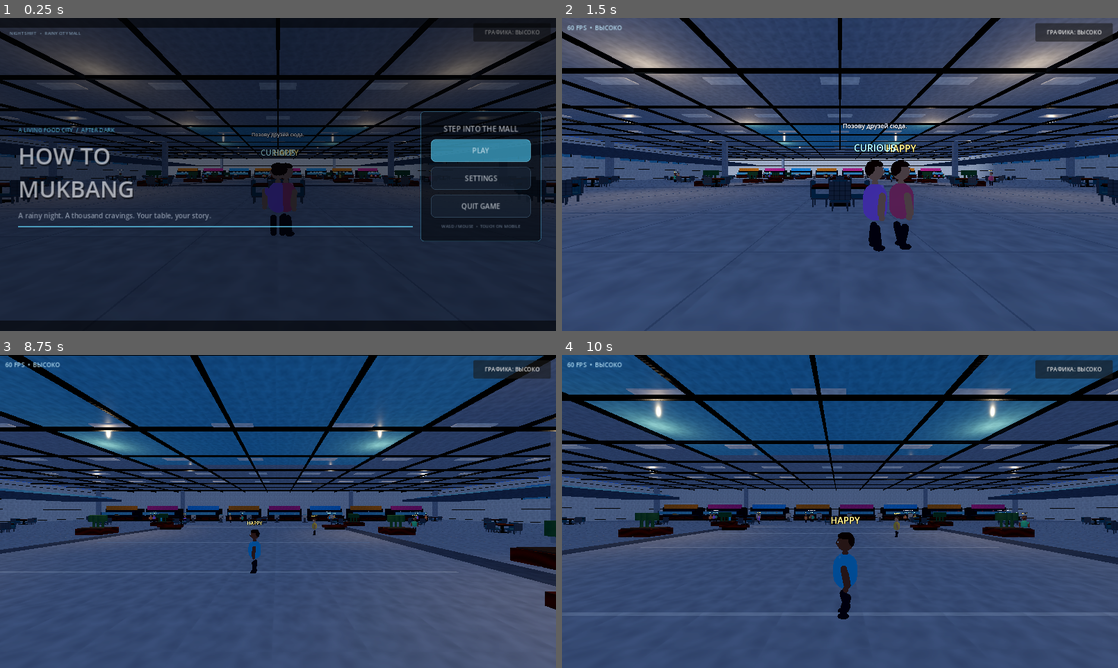
Above: before the commit, frames 1-4 (two rows, left to right).
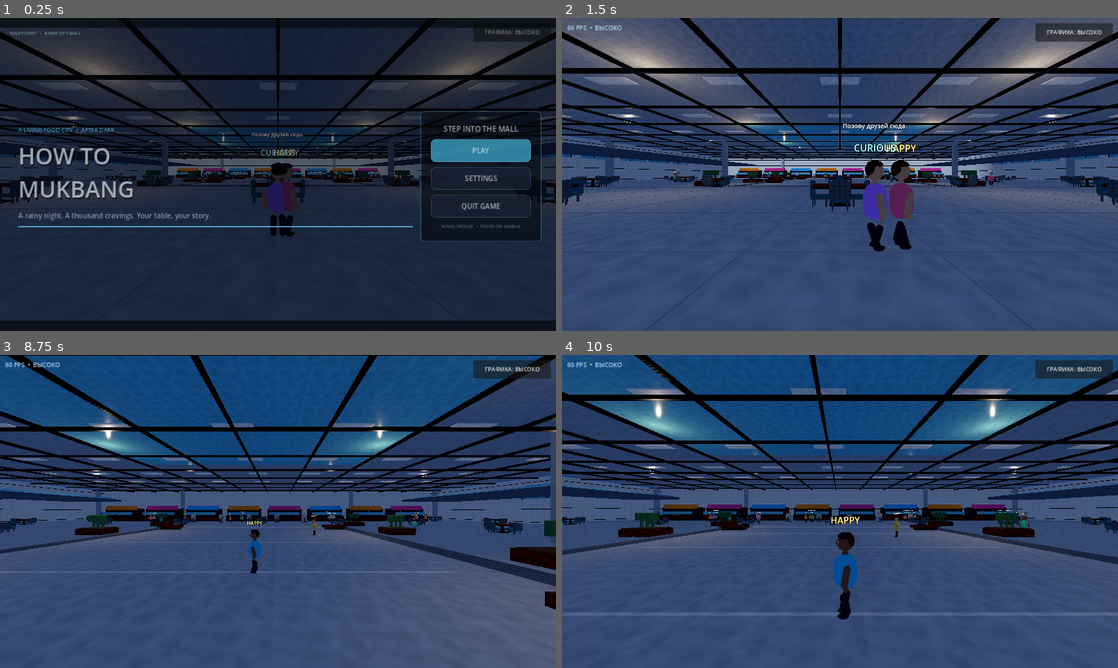
Above: after the commit, the same moments.

Repository: gggevego15-ui/How-to-MUKBANG
Game: Godot game, scene res://scenes/main.tscn
Same seed, same stepped clock (60 frames per second), same inputs: the game is played once before the commit and once after it.
Inputs (mouse positions are in pixels of both pictures, inside the frame that each line leads up to):
- Up to frame 1 (0.25 s): no input
- Up to frame 2 (1.5 s): click "PLAY" at 0.5 s; tap Enter at 1.25 s; move the mouse to (867, 174) at 1.27 s; hold Up (ui_up) from 1.28 s (still down); hold E from 1.28 s (still down)
- Up to frame 3 (8.75 s): tap Space at 1.52, 2.27, 3.77, 4.52, 5.27, 6.77, 7.52, 8.27 s; move the mouse to (250, 511) at 2.02 s; release E at 2.03 s; tap F at 2.1, 4.35, 6.6 s; move the mouse to (289, 505) at 2.77 s; hold Shift 2.78-3.53 s; move the mouse to (272, 517) at 3.52 s; tap E at 3.6, 8.1 s; move the mouse to (316, 514) at 4.27 s; move the mouse to (233, 508) at 5.02 s; tap Shift at 5.1 s; move the mouse to (283, 511) at 5.77 s; hold E 5.78-6.53 s; move the mouse to (255, 505) at 6.52 s; release Up (ui_up) at 6.53 s; hold Right (ui_right) 6.53-7.28 s; move the mouse to (305, 511) at 7.27 s; hold Shift 7.28-8.03 s; hold Up (ui_up) from 7.28 s (still down); move the mouse to (250, 511) at 8.02 s
- Up to frame 4 (10 s): move the mouse to (851, 505) at 8.77 s; tap F at 8.85 s; move the mouse to (834, 517) at 9.52 s; release Up (ui_up) at 9.53 s; hold Left (ui_left) from 9.53 s (still down); tap Shift at 9.6 s; tap Space at 9.77 s

The runs differ from the first frame. In frame 1, less than 0.1% of the frame differs, in the area x 50-61%, y 50-69%; in frame 2, 0.2%, in the area x 20-78%, y 50-74%; in frame 3, less than 0.1%; in frame 4, 0.1%.

Commit message:
Add adaptive ripple quality presets

Diff:
--- a/scripts/puddle_ripples.gd
+++ b/scripts/puddle_ripples.gd
@@ -6,6 +6,8 @@
 var rings: Array[MeshInstance3D] = []
 var elapsed := 0.0
 var centers: Array[Vector3] = []
+var quality_count := RING_COUNT
+var quality_enabled := true
 
 func _ready() -> void:
 	set_process(true)
@@ -37,11 +39,20 @@
 			break
 		rings[i].position = centers[i % centers.size()]
 
+func set_quality(enabled: bool, effect_count: int) -> void:
+	quality_enabled = enabled
+	quality_count = clampi(effect_count, 0, RING_COUNT)
+	for i in range(rings.size()):
+		rings[i].visible = enabled and i < quality_count
+
 func _process(delta: float) -> void:
 	if centers.is_empty():
 		return
 	elapsed += delta
 	for i in range(rings.size()):
+		if not quality_enabled or i >= quality_count:
+			rings[i].visible = false
+			continue
 		var phase := fposmod(elapsed / CYCLE_SECONDS + float(i) / float(RING_COUNT), 1.0)
 		var ring := rings[i]
 		var center := centers[i % centers.size()]
